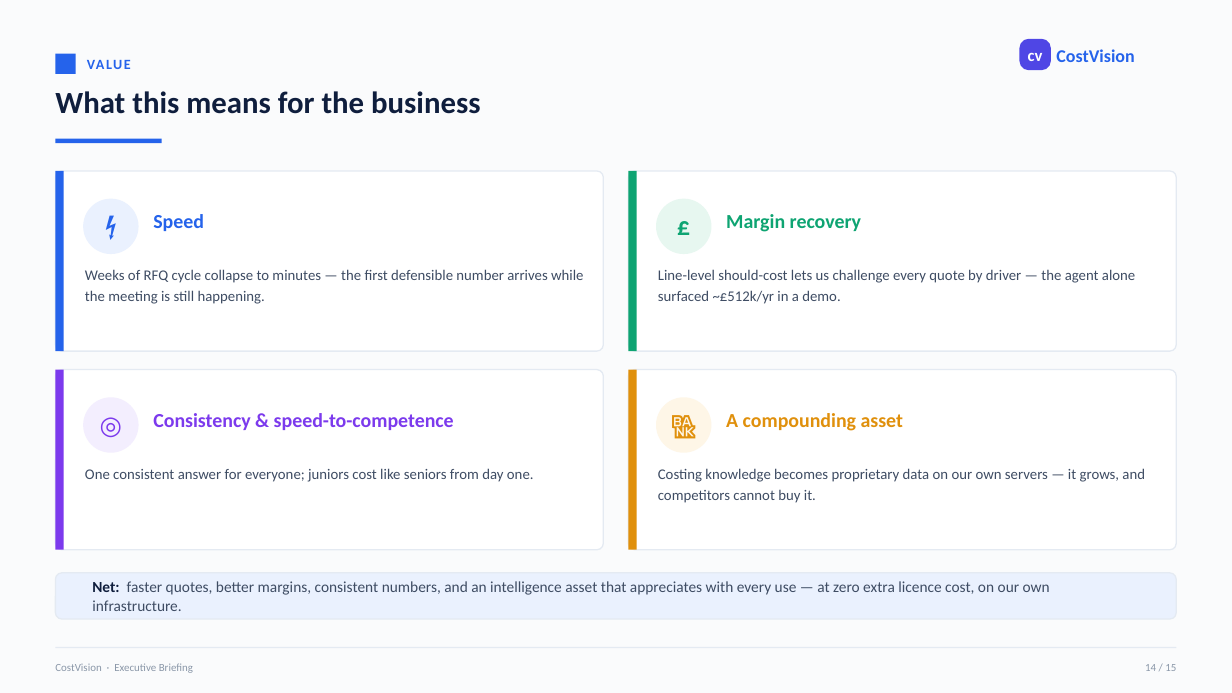
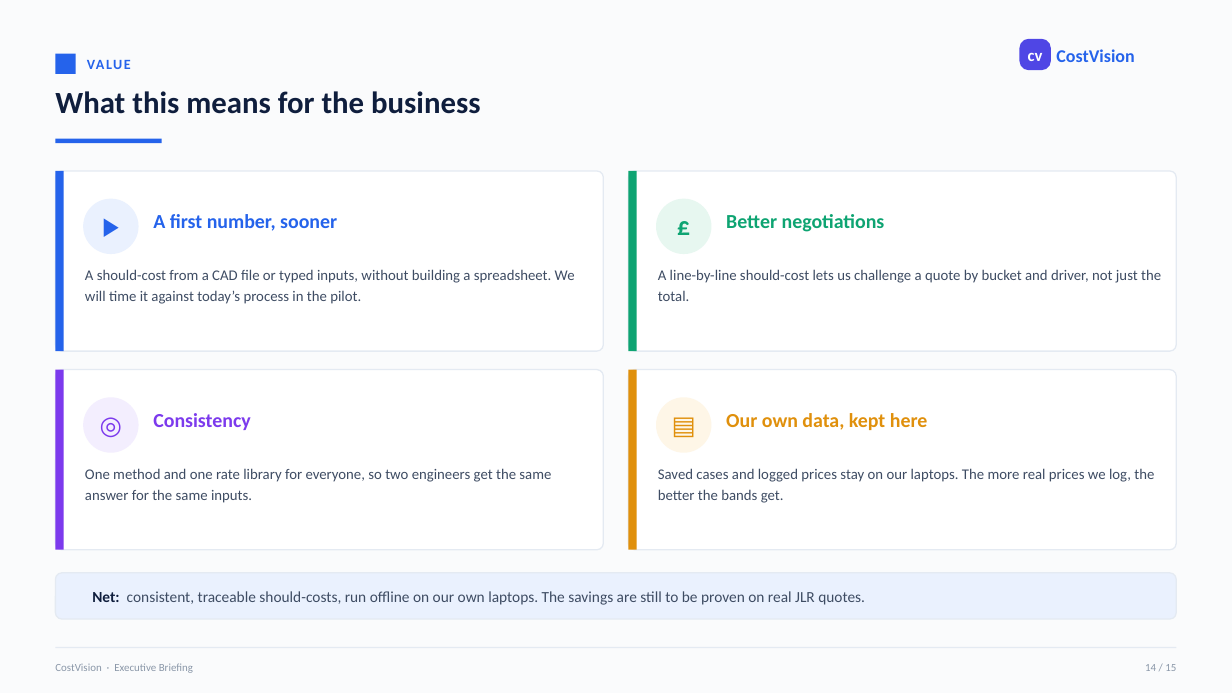
Before and after one commit to bhosaleavinash546/leamington-marathi, a slide deck: slide 14 of CostVision-Executive-Summary.pptx. Drawn at 1232x693 pixels with LibreOffice and Linux fonts; fonts in the diff are those of the drawing. Boxes give left, top, right and bottom in pixels: in the first picture for what was removed or moved away, otherwise in the second. Text is boxed around its words. In the diff, an @@ line names an element or a change of style, - is before the commit and + after.

```diff
--- a/CostVision-Executive-Summary.pptx
+++ b/CostVision-Executive-Summary.pptx
@@ text at [83, 198, 139, 253]: text changed @@
-⚡
+▶
@@ text at [153, 214, 337, 231]: text changed @@
-Speed
+A first number, sooner
@@ text at [726, 214, 885, 232]: text changed @@
-Margin recovery
+Better negotiations
@@ text at [85, 269, 575, 304]: text changed @@
-Weeks of RFQ cycle collapse to minutes — the first defensible number arrives while the meeting is still happening.
+A should-cost from a CAD file or typed inputs, without building a spreadsheet. We will time it against today’s process in the pilot.
@@ text at [658, 269, 1161, 301]: text changed @@
-Line-level should-cost lets us challenge every quote by driver — the agent alone surfaced ~£512k/yr in a demo.
+A line-by-line should-cost lets us challenge a quote by bucket and driver, not just the total.
@@ text at [153, 413, 250, 430]: text changed @@
-Consistency & speed-to-competence
+Consistency
@@ text at [656, 396, 712, 452]: text changed @@
-🏦
+▤
@@ text at [726, 413, 928, 430]: text changed @@
-A compounding asset
+Our own data, kept here
@@ text at [85, 468, 551, 503]: text changed @@
-One consistent answer for everyone; juniors cost like seniors from day one.
+One method and one rate library for everyone, so two engineers get the same answer for the same inputs.
@@ text at [658, 468, 1154, 503]: text changed @@
-Costing knowledge becomes proprietary data on our own servers — it grows, and competitors cannot buy it.
+Saved cases and logged prices stay on our laptops. The more real prices we log, the better the bands get.
@@ text at [92, 591, 865, 605]: text changed @@
-Net: faster quotes, better margins, consistent numbers, and an intelligence asset that appreciates with every use — at zero extra licence cost, on our own infrastructure.
+Net: consistent, traceable should-costs, run offline on our own laptops. The savings are still to be proven on real JLR quotes.
```
Also in this commit, not shown: 14 other slides changed.
